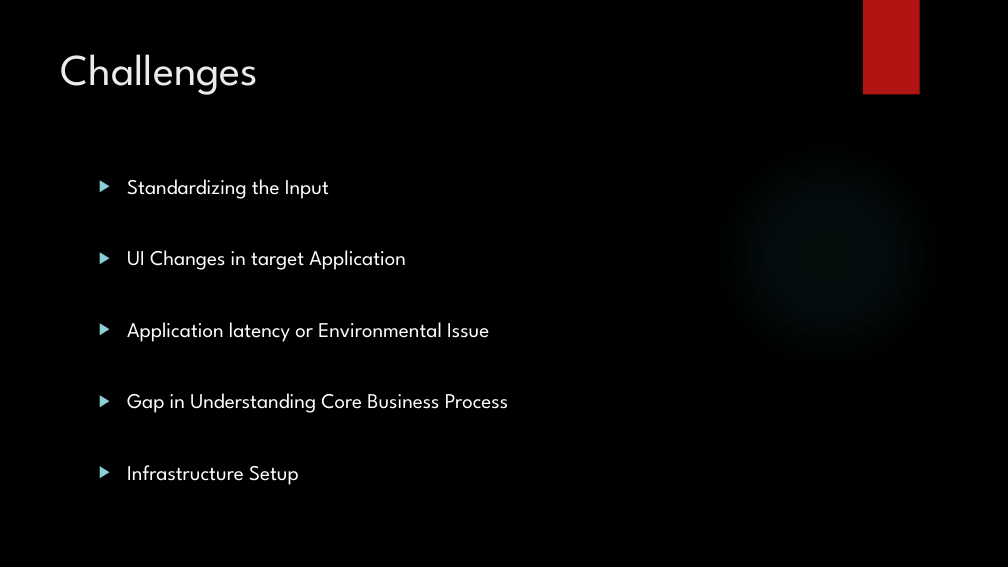
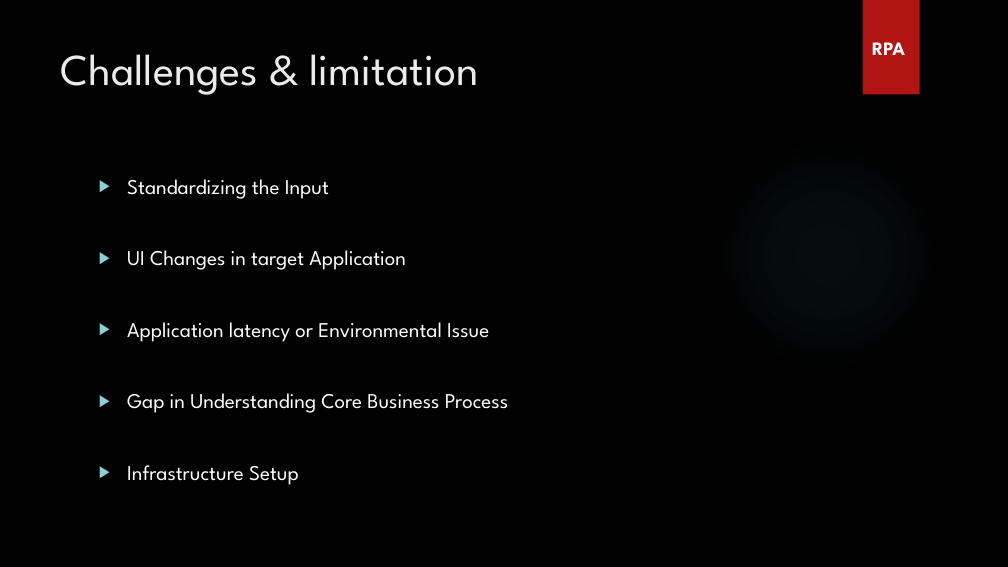
Before and after one commit to arunpandianm/RPA_Webinar, a slide deck: slide 7 of Robotic Process Automation.pptx (slide 9 before the commit). Drawn at 1008x567 pixels with LibreOffice and Linux fonts; fonts in the diff are those of the drawing; background and template pictures are left out. Boxes give left, top, right and bottom in pixels: in the first picture for what was removed or moved away, otherwise in the second. Text is boxed around its words. In the diff, an @@ line names an element or a change of style, - is before the commit and + after.

Commit message:
Updated

```diff
--- a/Robotic Process Automation.pptx
+++ b/Robotic Process Automation.pptx
@@ title at <box>61,54,479,95</box>: text changed @@
-Challenges
+Challenges & limitation
@@ text added at <box>872,42,905,55</box>, 18 pt, text #FFFFFF, bold @@
+RPA
```
Also in this commit, not shown: 6 other slides changed, 6 slides added, 4 slides removed.
